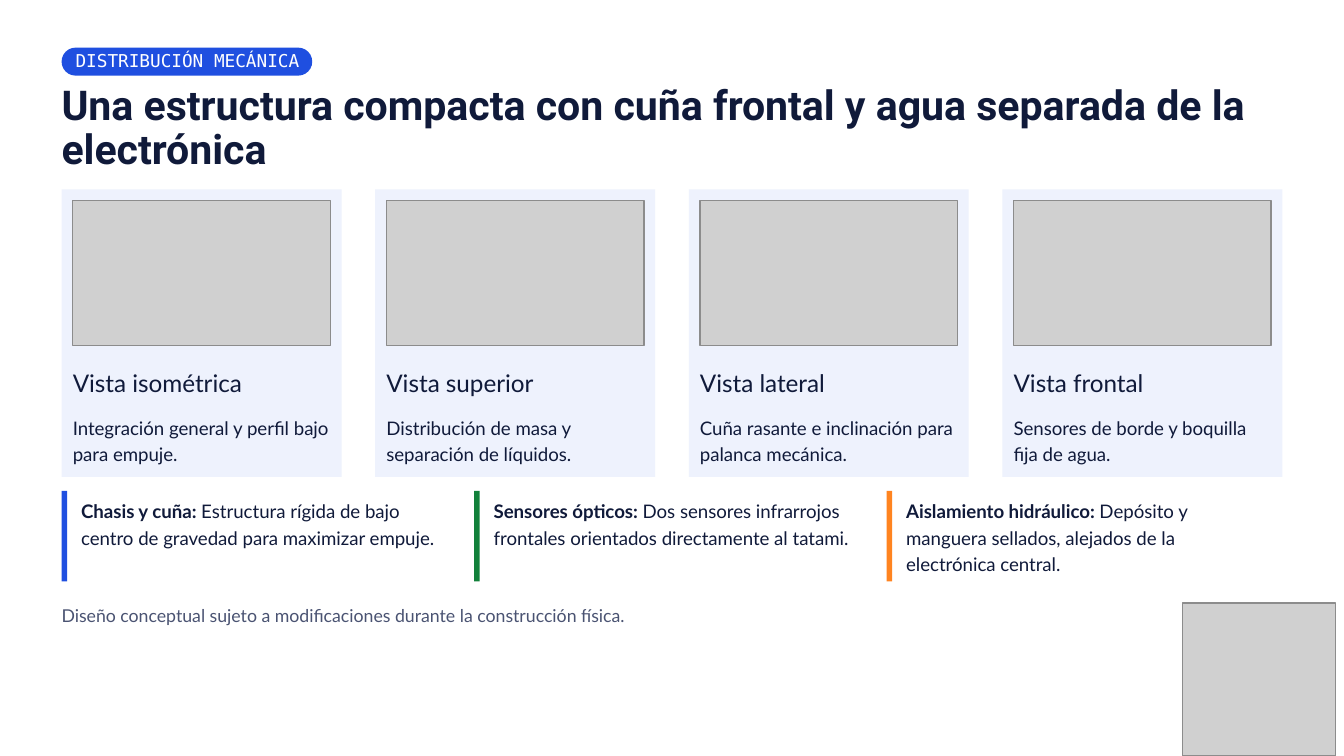
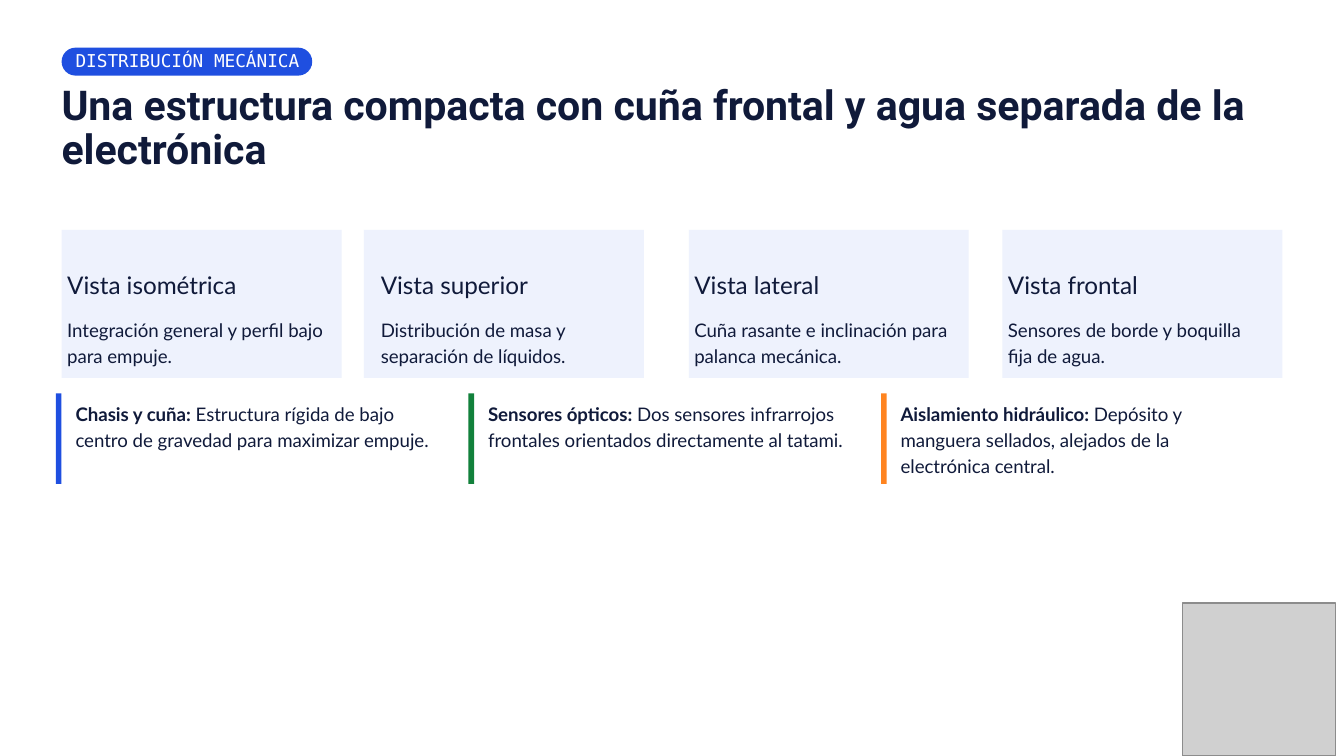
Before and after one commit to JoelTello03/SysEmb_RobotSumo_LIME01_SepDic2026, a slide deck: slide 5 of presentacion/Proyecto Final SE.pptx. Drawn at 1344x756 pixels with LibreOffice and Linux fonts; fonts in the diff are those of the drawing; grey boxes stand for pictures; background and template pictures are left out. Boxes give left, top, right and bottom in pixels: in the first picture for what was removed or moved away, otherwise in the second. Text is boxed around its words. In the diff, an @@ line names an element or a change of style, - is before the commit and + after.

```diff
--- a/presentacion/Proyecto Final SE.pptx
+++ b/presentacion/Proyecto Final SE.pptx
@@ picture removed at [73,200,331,345] @@
@@ picture removed at [387,200,645,345] @@
@@ picture removed at [700,200,958,345] @@
@@ picture removed at [1013,200,1271,345] @@
@@ rectangle: place and size @@
-rectangle at [62,190,341,477]
+rectangle at [62,230,341,378]
@@ rectangle: place and size @@
-rectangle at [375,190,655,477]
+rectangle at [364,230,644,378]
@@ rectangle: place and size @@
-rectangle at [688,190,968,477]
+rectangle at [688,230,968,378]
@@ rectangle: place and size @@
-rectangle at [1003,190,1282,477]
+rectangle at [1003,230,1282,378]
@@ 11 texts, 3 rectangles: place and size @@
-11 texts, 3 rectangles at [62,374,1246,581]
+11 texts, 3 rectangles at [56,276,1241,484]
@@ text removed at [62,609,624,625] @@
-Diseño conceptual sujeto a modificaciones durante la construcción física.
```
Also in this commit, not shown: 3 other slides changed, 2 slides removed.
